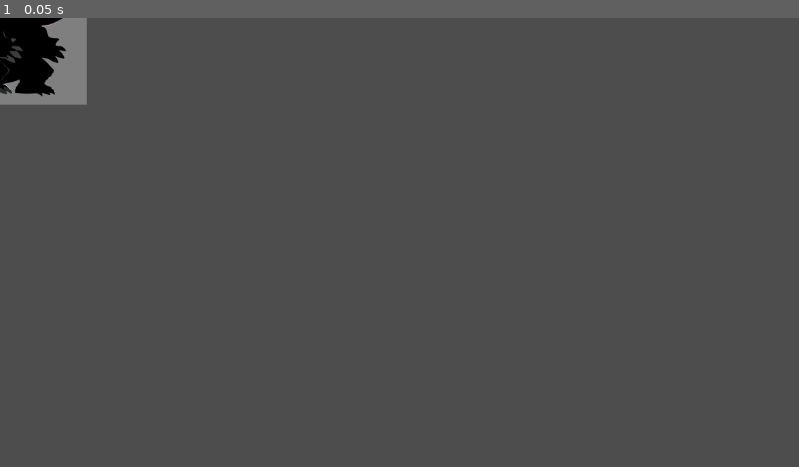
Above: before the commit, frame 1.
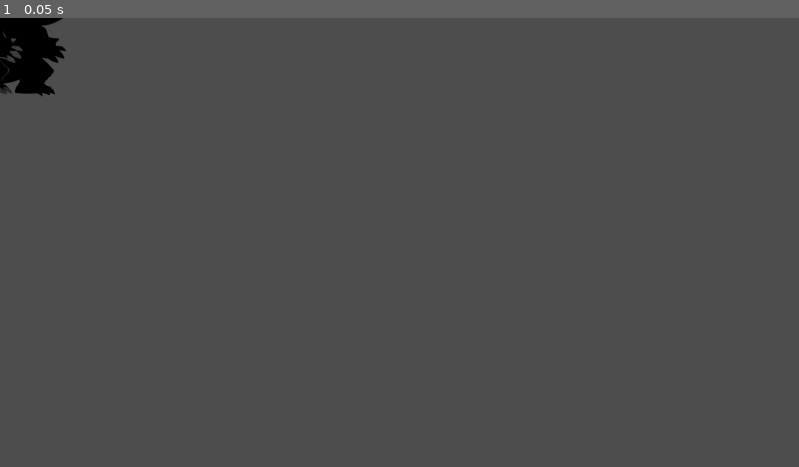
Above: after the commit, the same moment.

Repository: embersofintention/BiteyKai
Game: Godot game, scene res://Player/player.tscn
Two runs of this game, one before a commit and one after it. Both use one fixed random seed, a clock stepped at 60 frames per second and the inputs below. The project has no main scene, so this scene is started directly.
Inputs:
- Up to frame 1 (0.05 s): no input

The runs differ from the first frame. In frame 1, 1.0% of the frame differs, in the area x 0-11%, y 0-20%.

Commit message:
I dont even know anymore

Diff:
--- a/biteykaiju/Player/parts_body.tscn
+++ b/biteykaiju/Player/parts_body.tscn
@@ -538,6 +538,7 @@
 }
 
 [sub_resource type="Animation" id="Animation_8yugs"]
+resource_name = "KEYFRAMED"
 step = 0.1
 tracks/0/type = "value"
 tracks/0/imported = false
@@ -924,12 +925,404 @@
 "values": [0.0]
 }
 
+[sub_resource type="Animation" id="Animation_6moo4"]
+resource_name = "KEYFRAMED"
+length = 0.40001
+loop_mode = 2
+step = 0.1
+tracks/0/type = "value"
+tracks/0/imported = false
+tracks/0/enabled = true
+tracks/0/path = NodePath("ALL PIECES:position")
+tracks/0/interp = 1
+tracks/0/loop_wrap = true
+tracks/0/keys = {
+"times": PackedFloat32Array(0),
+"transitions": PackedFloat32Array(1),
+"update": 0,
+"values": [Vector2(0, 0)]
+}
+tracks/1/type = "value"
+tracks/1/imported = false
+tracks/1/enabled = true
+tracks/1/path = NodePath("ALL PIECES:rotation")
+tracks/1/interp = 1
+tracks/1/loop_wrap = true
+tracks/1/keys = {
+"times": PackedFloat32Array(0),
+"transitions": PackedFloat32Array(1),
+"update": 0,
+"values": [0.0]
+}
+tracks/2/type = "value"
+tracks/2/imported = false
+tracks/2/enabled = true
+tracks/2/path = NodePath("ALL PIECES:scale")
+tracks/2/interp = 1
+tracks/2/loop_wrap = true
+tracks/2/keys = {
+"times": PackedFloat32Array(0),
+"transitions": PackedFloat32Array(1),
+"update": 0,
+"values": [Vector2(1, 1)]
+}
+tracks/3/type = "value"
+tracks/3/imported = false
+tracks/3/enabled = true
+tracks/3/path = NodePath("ALL PIECES:skew")
+tracks/3/interp = 1
+tracks/3/loop_wrap = true
+tracks/3/keys = {
+"times": PackedFloat32Array(0),
+"transitions": PackedFloat32Array(1),
+"update": 0,
+"values": [0.0]
+}
+tracks/4/type = "value"
+tracks/4/imported = false
+tracks/4/enabled = true
+tracks/4/path = NodePath("ALL PIECES/Body:position")
+tracks/4/interp = 1
+tracks/4/loop_wrap = true
+tracks/4/keys = {
+"times": PackedFloat32Array(0),
+"transitions": PackedFloat32Array(1),
+"update": 0,
+"values": [Vector2(-1, 89)]
+}
+tracks/5/type = "value"
+tracks/5/imported = false
+tracks/5/enabled = true
+tracks/5/path = NodePath("ALL PIECES/Body:rotation")
+tracks/5/interp = 1
+tracks/5/loop_wrap = true
+tracks/5/keys = {
+"times": PackedFloat32Array(0),
+"transitions": PackedFloat32Array(1),
+"update": 0,
+"values": [0.0]
+}
+tracks/6/type = "value"
+tracks/6/imported = false
+tracks/6/enabled = true
+tracks/6/path = NodePath("ALL PIECES/Body:scale")
+tracks/6/interp = 1
+tracks/6/loop_wrap = true
+tracks/6/keys = {
+"times": PackedFloat32Array(0),
+"transitions": PackedFloat32Array(1),
+"update": 0,
+"values": [Vector2(1, 1)]
+}
+tracks/7/type = "value"
+tracks/7/imported = false
+tracks/7/enabled = true
+tracks/7/path = NodePath("ALL PIECES/Body:skew")
+tracks/7/interp = 1
+tracks/7/loop_wrap = true
+tracks/7/keys = {
+"times": PackedFloat32Array(0),
+"transitions": PackedFloat32Array(1),
+"update": 0,
+"values": [0.0]
+}
+tracks/8/type = "value"
+tracks/8/imported = false
+tracks/8/enabled = true
+tracks/8/path = NodePath("ALL PIECES/Body/Torso:position")
+tracks/8/interp = 1
+tracks/8/loop_wrap = true
+tracks/8/keys = {
+"times": PackedFloat32Array(0),
+"transitions": PackedFloat32Array(1),
+"update": 0,
+"values": [Vector2(-10, -16)]
+}
+tracks/9/type = "value"
+tracks/9/imported = false
+tracks/9/enabled = true
+tracks/9/path = NodePath("ALL PIECES/Body/Torso:rotation")
+tracks/9/interp = 1
+tracks/9/loop_wrap = true
+tracks/9/keys = {
+"times": PackedFloat32Array(0),
+"transitions": PackedFloat32Array(1),
+"update": 0,
+"values": [0.0]
+}
+tracks/10/type = "value"
+tracks/10/imported = false
+tracks/10/enabled = true
+tracks/10/path = NodePath("ALL PIECES/Body/Torso:scale")
+tracks/10/interp = 1
+tracks/10/loop_wrap = true
+tracks/10/keys = {
+"times": PackedFloat32Array(0),
+"transitions": PackedFloat32Array(1),
+"update": 0,
+"values": [Vector2(1, 1)]
+}
+tracks/11/type = "value"
+tracks/11/imported = false
+tracks/11/enabled = true
+tracks/11/path = NodePath("ALL PIECES/Body/Torso:skew")
+tracks/11/interp = 1
+tracks/11/loop_wrap = true
+tracks/11/keys = {
+"times": PackedFloat32Array(0),
+"transitions": PackedFloat32Array(1),
+"update": 0,
+"values": [0.0]
+}
+tracks/12/type = "value"
+tracks/12/imported = false
+tracks/12/enabled = true
+tracks/12/path = NodePath("ALL PIECES/Body/Limbs/ArmF:position")
+tracks/12/interp = 1
+tracks/12/loop_wrap = true
+tracks/12/keys = {
+"times": PackedFloat32Array(0),
+"transitions": PackedFloat32Array(1),
+"update": 0,
+"values": [Vector2(-36, -66)]
+}
+tracks/13/type = "value"
+tracks/13/imported = false
+tracks/13/enabled = true
+tracks/13/path = NodePath("ALL PIECES/Body/Limbs/ArmF:rotation")
+tracks/13/interp = 1
+tracks/13/loop_wrap = true
+tracks/13/keys = {
+"times": PackedFloat32Array(0),
+"transitions": PackedFloat32Array(1),
+"update": 0,
+"values": [0.0]
+}
+tracks/14/type = "value"
+tracks/14/imported = false
+tracks/14/enabled = true
+tracks/14/path = NodePath("ALL PIECES/Body/Limbs/ArmF:scale")
+tracks/14/interp = 1
+tracks/14/loop_wrap = true
+tracks/14/keys = {
+"times": PackedFloat32Array(0),
+"transitions": PackedFloat32Array(1),
+"update": 0,
+"values": [Vector2(1, 1)]
+}
+tracks/15/type = "value"
+tracks/15/imported = false
+tracks/15/enabled = true
+tracks/15/path = NodePath("ALL PIECES/Body/Limbs/ArmF:skew")
+tracks/15/interp = 1
+tracks/15/loop_wrap = true
+tracks/15/keys = {
+"times": PackedFloat32Array(0),
+"transitions": PackedFloat32Array(1),
+"update": 0,
+"values": [0.0]
+}
+tracks/16/type = "value"
+tracks/16/imported = false
+tracks/16/enabled = true
+tracks/16/path = NodePath("ALL PIECES/Body/Limbs/ArmB2:position")
+tracks/16/interp = 1
+tracks/16/loop_wrap = true
+tracks/16/keys = {
+"times": PackedFloat32Array(0),
+"transitions": PackedFloat32Array(1),
+"update": 0,
+"values": [Vector2(27, -67)]
+}
+tracks/17/type = "value"
+tracks/17/imported = false
+tracks/17/enabled = true
+tracks/17/path = NodePath("ALL PIECES/Body/Limbs/ArmB2:rotation")
+tracks/17/interp = 1
+tracks/17/loop_wrap = true
+tracks/17/keys = {
+"times": PackedFloat32Array(0),
+"transitions": PackedFloat32Array(1),
+"update": 0,
+"values": [0.0]
+}
+tracks/18/type = "value"
+tracks/18/imported = false
+tracks/18/enabled = true
+tracks/18/path = NodePath("ALL PIECES/Body/Limbs/ArmB2:scale")
+tracks/18/interp = 1
+tracks/18/loop_wrap = true
+tracks/18/keys = {
+"times": PackedFloat32Array(0),
+"transitions": PackedFloat32Array(1),
+"update": 0,
+"values": [Vector2(1, 1)]
+}
+tracks/19/type = "value"
+tracks/19/imported = false
+tracks/19/enabled = true
+tracks/19/path = NodePath("ALL PIECES/Body/Limbs/ArmB2:skew")
+tracks/19/interp = 1
+tracks/19/loop_wrap = true
+tracks/19/keys = {
+"times": PackedFloat32Array(0),
+"transitions": PackedFloat32Array(1),
+"update": 0,
+"values": [0.0]
+}
+tracks/20/type = "value"
+tracks/20/imported = false
+tracks/20/enabled = true
+tracks/20/path = NodePath("ALL PIECES/Body/Limbs/LegF:position")
+tracks/20/interp = 1
+tracks/20/loop_wrap = true
+tracks/20/keys = {
+"times": PackedFloat32Array(0),
+"transitions": PackedFloat32Array(1),
+"update": 0,
+"values": [Vector2(-55, -27)]
+}
+tracks/21/type = "value"
+tracks/21/imported = false
+tracks/21/enabled = true
+tracks/21/path = NodePath("ALL PIECES/Body/Limbs/LegF:rotation")
+tracks/21/interp = 1
+tracks/21/loop_wrap = true
+tracks/21/keys = {
+"times": PackedFloat32Array(0),
+"transitions": PackedFloat32Array(1),
+"update": 0,
+"values": [0.0]
+}
+tracks/22/type = "value"
+tracks/22/imported = false
+tracks/22/enabled = true
+tracks/22/path = NodePath("ALL PIECES/Body/Limbs/LegF:scale")
+tracks/22/interp = 1
+tracks/22/loop_wrap = true
+tracks/22/keys = {
+"times": PackedFloat32Array(0),
+"transitions": PackedFloat32Array(1),
+"update": 0,
+"values": [Vector2(1, 1)]
+}
+tracks/23/type = "value"
+tracks/23/imported = false
+tracks/23/enabled = true
+tracks/23/path = NodePath("ALL PIECES/Body/Limbs/LegF:skew")
+tracks/23/interp = 1
+tracks/23/loop_wrap = true
+tracks/23/keys = {
+"times": PackedFloat32Array(0),
+"transitions": PackedFloat32Array(1),
+"update": 0,
+"values": [0.0]
+}
+tracks/24/type = "value"
+tracks/24/imported = false
+tracks/24/enabled = true
+tracks/24/path = NodePath("ALL PIECES/Body/Limbs/LegB:position")
+tracks/24/interp = 1
+tracks/24/loop_wrap = true
+tracks/24/keys = {
+"times": PackedFloat32Array(0),
+"transitions": PackedFloat32Array(1),
+"update": 0,
+"values": [Vector2(10, -24)]
+}
+tracks/25/type = "value"
+tracks/25/imported = false
+tracks/25/enabled = true
+tracks/25/path = NodePath("ALL PIECES/Body/Limbs/LegB:rotation")
+tracks/25/interp = 1
+tracks/25/loop_wrap = true
+tracks/25/keys = {
+"times": PackedFloat32Array(0),
+"transitions": PackedFloat32Array(1),
+"update": 0,
+"values": [0.0]
+}
+tracks/26/type = "value"
+tracks/26/imported = false
+tracks/26/enabled = true
+tracks/26/path = NodePath("ALL PIECES/Body/Limbs/LegB:scale")
+tracks/26/interp = 1
+tracks/26/loop_wrap = true
+tracks/26/keys = {
+"times": PackedFloat32Array(0),
+"transitions": PackedFloat32Array(1),
+"update": 0,
+"values": [Vector2(1, 1)]
+}
+tracks/27/type = "value"
+tracks/27/imported = false
+tracks/27/enabled = true
+tracks/27/path = NodePath("ALL PIECES/Body/Limbs/LegB:skew")
+tracks/27/interp = 1
+tracks/27/loop_wrap = true
+tracks/27/keys = {
+"times": PackedFloat32Array(0),
+"transitions": PackedFloat32Array(1),
+"update": 0,
+"values": [0.0]
+}
+tracks/28/type = "value"
+tracks/28/imported = false
+tracks/28/enabled = true
+tracks/28/path = NodePath("ALL PIECES/Body/Tail:position")
+tracks/28/interp = 1
+tracks/28/loop_wrap = true
+tracks/28/keys = {
+"times": PackedFloat32Array(0),
+"transitions": PackedFloat32Array(1),
+"update": 0,
+"values": [Vector2(-43, -33)]
+}
+tracks/29/type = "value"
+tracks/29/imported = false
+tracks/29/enabled = true
+tracks/29/path = NodePath("ALL PIECES/Body/Tail:rotation")
+tracks/29/interp = 1
+tracks/29/loop_wrap = true
+tracks/29/keys = {
+"times": PackedFloat32Array(0),
+"transitions": PackedFloat32Array(1),
+"update": 0,
+"values": [0.0]
+}
+tracks/30/type = "value"
+tracks/30/imported = false
+tracks/30/enabled = true
+tracks/30/path = NodePath("ALL PIECES/Body/Tail:scale")
+tracks/30/interp = 1
+tracks/30/loop_wrap = true
+tracks/30/keys = {
+"times": PackedFloat32Array(0),
+"transitions": PackedFloat32Array(1),
+"update": 0,
+"values": [Vector2(1, 1)]
+}
+tracks/31/type = "value"
+tracks/31/imported = false
+tracks/31/enabled = true
+tracks/31/path = NodePath("ALL PIECES/Body/Tail:skew")
+tracks/31/interp = 1
+tracks/31/loop_wrap = true
+tracks/31/keys = {
+"times": PackedFloat32Array(0),
+"transitions": PackedFloat32Array(1),
+"update": 0,
+"values": [0.0]
+}
+
 [sub_resource type="AnimationLibrary" id="AnimationLibrary_d511c"]
 _data = {
-&"KEYFRAMED": SubResource("Animation_8yugs")
+&"KEYFRAMED": SubResource("Animation_8yugs"),
+&"idle": SubResource("Animation_6moo4")
 }
 
 [sub_resource type="Animation" id="Animation_euxme"]
+resource_name = "RESET"
 length = 0.001
 tracks/0/type = "value"
 tracks/0/imported = false
@@ -1621,9 +2014,8 @@
 &"RESET": SubResource("Animation_euxme")
 }
 
-[sub_resource type="Animation" id="Animation_ioxog"]
-resource_name = "KEYFRAMED"
-length = 0.30001
+[sub_resource type="Animation" id="Animation_mdpxf"]
+resource_name = "RESET"
 step = 0.1
 tracks/0/type = "value"
 tracks/0/imported = false
@@ -1676,309 +2068,6 @@
 tracks/4/type = "value"
 tracks/4/imported = false
 tracks/4/enabled = true
-tracks/4/path = NodePath("ALL PIECES/Body/Head/Jaw/jawbone:position")
-tracks/4/interp = 1
-tracks/4/loop_wrap = true
-tracks/4/keys = {
-"times": PackedFloat32Array(0),
-"transitions": PackedFloat32Array(1),
-"update": 0,
-"values": [Vector2(28, -13)]
-}
-tracks/5/type = "value"
-tracks/5/imported = false
-tracks/5/enabled = true
-tracks/5/path = NodePath("ALL PIECES/Body/Head/Jaw/jawbone:rotation")
-tracks/5/interp = 1
-tracks/5/loop_wrap = true
-tracks/5/keys = {
-"times": PackedFloat32Array(0),
-"transitions": PackedFloat32Array(1),
-"update": 0,
-"values": [0.0]
-}
-tracks/6/type = "value"
-tracks/6/imported = false
-tracks/6/enabled = true
-tracks/6/path = NodePath("ALL PIECES/Body/Head/Jaw/jawbone:scale")
-tracks/6/interp = 1
-tracks/6/loop_wrap = true
-tracks/6/keys = {
-"times": PackedFloat32Array(0),
-"transitions": PackedFloat32Array(1),
-"update": 0,
-"values": [Vector2(1, 1)]
-}
-tracks/7/type = "value"
-tracks/7/imported = false
-tracks/7/enabled = true
-tracks/7/path = NodePath("ALL PIECES/Body/Head/Jaw/jawbone:skew")
-tracks/7/interp = 1
-tracks/7/loop_wrap = true
-tracks/7/keys = {
-"times": PackedFloat32Array(0),
-"transitions": PackedFloat32Array(1),
-"update": 0,
-"values": [0.0]
-}
-tracks/8/type = "value"
-tracks/8/imported = false
-tracks/8/enabled = true
-tracks/8/path = NodePath("ALL PIECES/Body/Head/Jaw:position")
-tracks/8/interp = 1
-tracks/8/loop_wrap = true
-tracks/8/keys = {
-"times": PackedFloat32Array(0),
-"transitions": PackedFloat32Array(1),
-"update": 0,
-"values": [Vector2(7, 36)]
-}
-tracks/9/type = "value"
-tracks/9/imported = false
-tracks/9/enabled = true
-tracks/9/path = NodePath("ALL PIECES/Body/Head/Jaw:rotation")
-tracks/9/interp = 1
-tracks/9/loop_wrap = true
-tracks/9/keys = {
-"times": PackedFloat32Array(0),
-"transitions": PackedFloat32Array(1),
-"update": 0,
-"values": [0.0]
-}
-tracks/10/type = "value"
-tracks/10/imported = false
-tracks/10/enabled = true
-tracks/10/path = NodePath("ALL PIECES/Body/Head/Jaw:scale")
-tracks/10/interp = 1
-tracks/10/loop_wrap = true
-tracks/10/keys = {
-"times": PackedFloat32Array(0),
-"transitions": PackedFloat32Array(1),
-"update": 0,
-"values": [Vector2(1, 1)]
-}
-tracks/11/type = "value"
-tracks/11/imported = false
-tracks/11/enabled = true
-tracks/11/path = NodePath("ALL PIECES/Body/Head/Jaw:skew")
-tracks/11/interp = 1
-tracks/11/loop_wrap = true
-tracks/11/keys = {
-"times": PackedFloat32Array(0),
-"transitions": PackedFloat32Array(1),
-"update": 0,
-"values": [0.0]
-}
-tracks/12/type = "value"
-tracks/12/imported = false
-tracks/12/enabled = true
-tracks/12/path = NodePath("ALL PIECES/Body/Head/Jaw/Tongue:position")
-tracks/12/interp = 1
-tracks/12/loop_wrap = true
-tracks/12/keys = {
-"times": PackedFloat32Array(0),
-"transitions": PackedFloat32Array(1),
-"update": 0,
-"values": [Vector2(24, -21)]
-}
-tracks/13/type = "value"
-tracks/13/imported = false
-tracks/13/enabled = true
-tracks/13/path = NodePath("ALL PIECES/Body/Head/Jaw/Tongue:rotation")
-tracks/13/interp = 1
-tracks/13/loop_wrap = true
-tracks/13/keys = {
-"times": PackedFloat32Array(0),
-"transitions": PackedFloat32Array(1),
-"update": 0,
-"values": [0.0]
-}
-tracks/14/type = "value"
-tracks/14/imported = false
-tracks/14/enabled = true
-tracks/14/path = NodePath("ALL PIECES/Body/Head/Jaw/Tongue:scale")
-tracks/14/interp = 1
-tracks/14/loop_wrap = true
-tracks/14/keys = {
-"times": PackedFloat32Array(0),
-"transitions": PackedFloat32Array(1),
-"update": 0,
-"values": [Vector2(1, 1)]
-}
-tracks/15/type = "value"
-tracks/15/imported = false
-tracks/15/enabled = true
-tracks/15/path = NodePath("ALL PIECES/Body/Head/Jaw/Tongue:skew")
-tracks/15/interp = 1
-tracks/15/loop_wrap = true
-tracks/15/keys = {
-"times": PackedFloat32Array(0),
-"transitions": PackedFloat32Array(1),
-"update": 0,
-"values": [0.0]
-}
-tracks/16/type = "value"
-tracks/16/imported = false
-tracks/16/enabled = true
-tracks/16/path = NodePath("ALL PIECES/Body/Head/Jaw/Tongue:z_index")
-tracks/16/interp = 1
-tracks/16/loop_wrap = true
-tracks/16/keys = {
-"times": PackedFloat32Array(0),
-"transitions": PackedFloat32Array(1),
-"update": 1,
-"values": [0]
-}
-tracks/17/type = "value"
-tracks/17/imported = false
-tracks/17/enabled = true
-tracks/17/path = NodePath("ALL PIECES/Body/Head/Skull:position")
-tracks/17/interp = 1
-tracks/17/loop_wrap = true
-tracks/17/keys = {
-"times": PackedFloat32Array(0),
-"transitions": PackedFloat32Array(1),
-"update": 0,
-"values": [Vector2(0, 0)]
-}
-tracks/18/type = "value"
-tracks/18/imported = false
-tracks/18/enabled = true
-tracks/18/path = NodePath("ALL PIECES/Body/Head/Skull:rotation")
-tracks/18/interp = 1
-tracks/18/loop_wrap = true
-tracks/18/keys = {
-"times": PackedFloat32Array(0),
-"transitions": PackedFloat32Array(1),
-"update": 0,
-"values": [0.0]
-}
-tracks/19/type = "value"
-tracks/19/imported = false
-tracks/19/enabled = true
-tracks/19/path = NodePath("ALL PIECES/Body/Head/Skull:scale")
-tracks/19/interp = 1
-tracks/19/loop_wrap = true
-tracks/19/keys = {
-"times": PackedFloat32Array(0),
-"transitions": PackedFloat32Array(1),
-"update": 0,
-"values": [Vector2(1, 1)]
-}
-tracks/20/type = "value"
-tracks/20/imported = false
-tracks/20/enabled = true
-tracks/20/path = NodePath("ALL PIECES/Body/Head/Skull:skew")
-tracks/20/interp = 1
-tracks/20/loop_wrap = true
-tracks/20/keys = {
-"times": PackedFloat32Array(0),
-"transitions": PackedFloat32Array(1),
-"update": 0,
-"values": [0.0]
-}
-tracks/21/type = "value"
-tracks/21/imported = false
-tracks/21/enabled = true
-tracks/21/path = NodePath("ALL PIECES/Body/Head/Skull/Eye:position")
-tracks/21/interp = 1
-tracks/21/loop_wrap = true
-tracks/21/keys = {
-"times": PackedFloat32Array(0),
-"transitions": PackedFloat32Array(1),
-"update": 0,
-"values": [Vector2(61, 1)]
-}
-tracks/22/type = "value"
-tracks/22/imported = false
-tracks/22/enabled = true
-tracks/22/path = NodePath("ALL PIECES/Body/Head/Skull/Eye:rotation")
-tracks/22/interp = 1
-tracks/22/loop_wrap = true
-tracks/22/keys = {
-"times": PackedFloat32Array(0),
-"transitions": PackedFloat32Array(1),
-"update": 0,
-"values": [0.0]
-}
-tracks/23/type = "value"
-tracks/23/imported = false
-tracks/23/enabled = true
-tracks/23/path = NodePath("ALL PIECES/Body/Head/Skull/Eye:scale")
-tracks/23/interp = 1
-tracks/23/loop_wrap = true
-tracks/23/keys = {
-"times": PackedFloat32Array(0),
-"transitions": PackedFloat32Array(1),
-"update": 0,
-"values": [Vector2(1, 1)]
-}
-tracks/24/type = "value"
-tracks/24/imported = false
-tracks/24/enabled = true
-tracks/24/path = NodePath("ALL PIECES/Body/Head/Skull/Eye:skew")
-tracks/24/interp = 1
-tracks/24/loop_wrap = true
-tracks/24/keys = {
-"times": PackedFloat32Array(0),
-"transitions": PackedFloat32Array(1),
-"update": 0,
-"values": [0.0]
-}
-
-[sub_resource type="Animation" id="Animation_mdpxf"]
-resource_name = "KEYFRAMED"
-tracks/0/type = "value"
-tracks/0/imported = false
-tracks/0/enabled = true
-tracks/0/path = NodePath("ALL PIECES:position")
-tracks/0/interp = 1
-tracks/0/loop_wrap = true
-tracks/0/keys = {
-"times": PackedFloat32Array(0),
-"transitions": PackedFloat32Array(1),
-"update": 0,
-"values": [Vector2(0, 0)]
-}
-tracks/1/type = "value"
-tracks/1/imported = false
-tracks/1/enabled = true
-tracks/1/path = NodePath("ALL PIECES:rotation")
-tracks/1/interp = 1
-tracks/1/loop_wrap = true
-tracks/1/keys = {
-"times": PackedFloat32Array(0),
-"transitions": PackedFloat32Array(1),
-"update": 0,
-"values": [0.0]
-}
-tracks/2/type = "value"
-tracks/2/imported = false
-tracks/2/enabled = true
-tracks/2/path = NodePath("ALL PIECES:scale")
-tracks/2/interp = 1
-tracks/2/loop_wrap = true
-tracks/2/keys = {
-"times": PackedFloat32Array(0),
-"transitions": PackedFloat32Array(1),
-"update": 0,
-"values": [Vector2(1, 1)]
-}
-tracks/3/type = "value"
-tracks/3/imported = false
-tracks/3/enabled = true
-tracks/3/path = NodePath("ALL PIECES:skew")
-tracks/3/interp = 1
-tracks/3/loop_wrap = true
-tracks/3/keys = {
-"times": PackedFloat32Array(0),
-"transitions": PackedFloat32Array(1),
-"update": 0,
-"values": [0.0]
-}
-tracks/4/type = "value"
-tracks/4/imported = false
-tracks/4/enabled = true
 tracks/4/path = NodePath("ALL PIECES/Body:position")
 tracks/4/interp = 1
 tracks/4/loop_wrap = true
@@ -2456,23 +2545,176 @@
 "update": 0,
 "values": [0.0]
 }
+tracks/44/type = "value"
+tracks/44/imported = false
+tracks/44/enabled = true
+tracks/44/path = NodePath("ALL PIECES/Body/Head/Jaw:position")
+tracks/44/interp = 1
+tracks/44/loop_wrap = true
+tracks/44/keys = {
+"times": PackedFloat32Array(0),
+"transitions": PackedFloat32Array(1),
+"update": 0,
+"values": [Vector2(7, 36)]
+}
+tracks/45/type = "value"
+tracks/45/imported = false
+tracks/45/enabled = true
+tracks/45/path = NodePath("ALL PIECES/Body/Head/Jaw:rotation")
+tracks/45/interp = 1
+tracks/45/loop_wrap = true
+tracks/45/keys = {
+"times": PackedFloat32Array(0),
+"transitions": PackedFloat32Array(1),
+"update": 0,
+"values": [0.0]
+}
+tracks/46/type = "value"
+tracks/46/imported = false
+tracks/46/enabled = true
+tracks/46/path = NodePath("ALL PIECES/Body/Head/Jaw:scale")
+tracks/46/interp = 1
+tracks/46/loop_wrap = true
+tracks/46/keys = {
+"times": PackedFloat32Array(0),
+"transitions": PackedFloat32Array(1),
+"update": 0,
+"values": [Vector2(1, 1)]
+}
+tracks/47/type = "value"
+tracks/47/imported = false
+tracks/47/enabled = true
+tracks/47/path = NodePath("ALL PIECES/Body/Head/Jaw:skew")
+tracks/47/interp = 1
+tracks/47/loop_wrap = true
+tracks/47/keys = {
+"times": PackedFloat32Array(0),
+"transitions": PackedFloat32Array(1),
+"update": 0,
+"values": [0.0]
+}
+tracks/48/type = "value"
+tracks/48/imported = false
+tracks/48/enabled = true
+tracks/48/path = NodePath("ALL PIECES/Body/Head/Jaw/Tongue:position")
+tracks/48/interp = 1
+tracks/48/loop_wrap = true
+tracks/48/keys = {
+"times": PackedFloat32Array(0),
+"transitions": PackedFloat32Array(1),
+"update": 0,
+"values": [Vector2(24, -21)]
+}
+tracks/49/type = "value"
+tracks/49/imported = false
+tracks/49/enabled = true
+tracks/49/path = NodePath("ALL PIECES/Body/Head/Jaw/Tongue:rotation")
+tracks/49/interp = 1
+tracks/49/loop_wrap = true
+tracks/49/keys = {
+"times": PackedFloat32Array(0),
+"transitions": PackedFloat32Array(1),
+"update": 0,
+"values": [0.0]
+}
+tracks/50/type = "value"
+tracks/50/imported = false
+tracks/50/enabled = true
+tracks/50/path = NodePath("ALL PIECES/Body/Head/Jaw/Tongue:scale")
+tracks/50/interp = 1
+tracks/50/loop_wrap = true
+tracks/50/keys = {
+"times": PackedFloat32Array(0),
+"transitions": PackedFloat32Array(1),
+"update": 0,
+"values": [Vector2(1, 1)]
+}
+tracks/51/type = "value"
+tracks/51/imported = false
+tracks/51/enabled = true
+tracks/51/path = NodePath("ALL PIECES/Body/Head/Jaw/Tongue:skew")
+tracks/51/interp = 1
+tracks/51/loop_wrap = true
+tracks/51/keys = {
+"times": PackedFloat32Array(0),
+"transitions": PackedFloat32Array(1),
+"update": 0,
+"values": [0.0]
+}
+tracks/52/type = "value"
+tracks/52/imported = false
+tracks/52/enabled = true
+tracks/52/path = NodePath("ALL PIECES/Body/Head/Jaw/Tongue:z_index")
+tracks/52/interp = 1
+tracks/52/loop_wrap = true
+tracks/52/keys = {
+"times": PackedFloat32Array(0),
+"transitions": PackedFloat32Array(1),
+"update": 1,
+"values": [0]
+}
+tracks/53/type = "value"
+tracks/53/imported = false
+tracks/53/enabled = true
+tracks/53/path = NodePath("ALL PIECES/Body/Head/Skull:position")
+tracks/53/interp = 1
+tracks/53/loop_wrap = true
+tracks/53/keys = {
+"times": PackedFloat32Array(0),
+"transitions": PackedFloat32Array(1),
+"update": 0,
+"values": [Vector2(6, 36)]
+}
+tracks/54/type = "value"
+tracks/54/imported = false
+tracks/54/enabled = true
+tracks/54/path = NodePath("ALL PIECES/Body/Head/Skull:rotation")
+tracks/54/interp = 1
+tracks/54/loop_wrap = true
+tracks/54/keys = {
+"times": PackedFloat32Array(0),
+"transitions": PackedFloat32Array(1),
+"update": 0,
+"values": [0.0]
+}
+tracks/55/type = "value"
+tracks/55/imported = false
+tracks/55/enabled = true
+tracks/55/path = NodePath("ALL PIECES/Body/Head/Skull:scale")
+tracks/55/interp = 1
+tracks/55/loop_wrap = true
+tracks/55/keys = {
+"times": PackedFloat32Array(0),
+"transitions": PackedFloat32Array(1),
+"update": 0,
+"values": [Vector2(1, 1)]
+}
+tracks/56/type = "value"
+tracks/56/imported = false
+tracks/56/enabled = true
+tracks/56/path = NodePath("ALL PIECES/Body/Head/Skull:skew")
+tracks/56/interp = 1
+tracks/56/loop_wrap = true
+tracks/56/keys = {
+"times": PackedFloat32Array(0),
+"transitions": PackedFloat32Array(1),
+"update": 0,
+"values": [0.0]
+}
 
 [sub_resource type="AnimationLibrary" id="AnimationLibrary_6moo4"]
 _data = {
-&"KEYFRAMED": SubResource("Animation_ioxog"),
 &"pant": SubResource("Animation_mdpxf")
 }
 
 [node name="PartsBody" type="Node2D"]
 
 [node name="REF" type="AnimatedSprite2D" parent="."]
+visible = false
 z_index = -20
 sprite_frames = SubResource("SpriteFrames_wlv5e")
 
 [node name="ALL PIECES" type="Node2D" parent="."]
-
-[node name="TEST" type="Marker2D" parent="ALL PIECES"]
-visible = false
 
 [node name="Body" type="Node2D" parent="ALL PIECES"]
 position = Vector2(-1, 89)
@@ -2582,3 +2824,6 @@
 &"": SubResource("AnimationLibrary_mdpxf"),
 &"HeadAnimations": SubResource("AnimationLibrary_6moo4")
 }
+
+[node name="TEST" type="Marker2D" parent="."]
+visible = false
--- a/biteykaiju/Player/player.tscn
+++ b/biteykaiju/Player/player.tscn
@@ -6,6 +6,7 @@
 [node name="Player" type="CharacterBody2D"]
 
 [node name="ModularBiteyRef" type="Sprite2D" parent="."]
+visible = false
 z_index = -10
 texture = ExtResource("1_l8h54")
 
